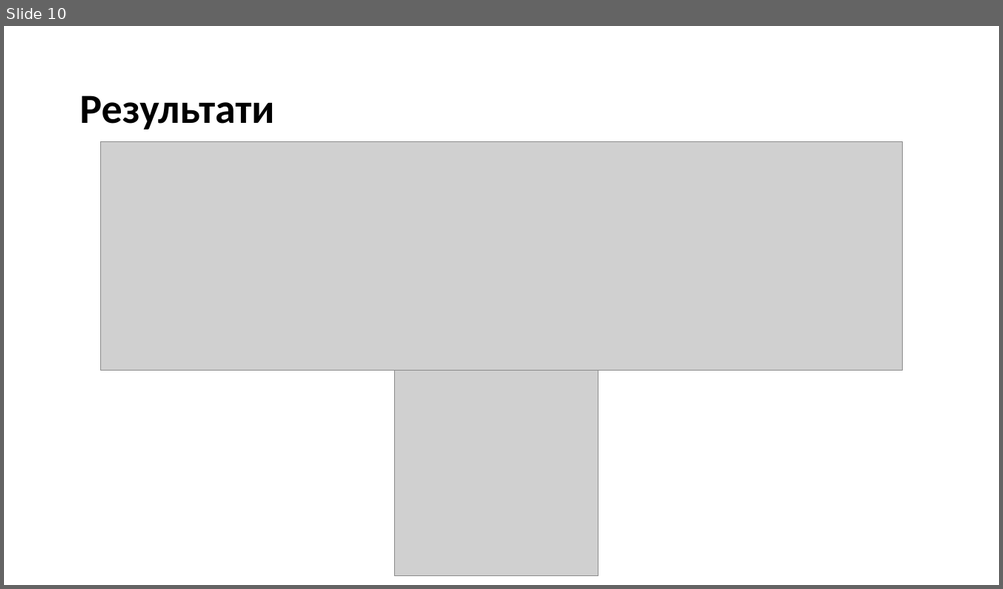
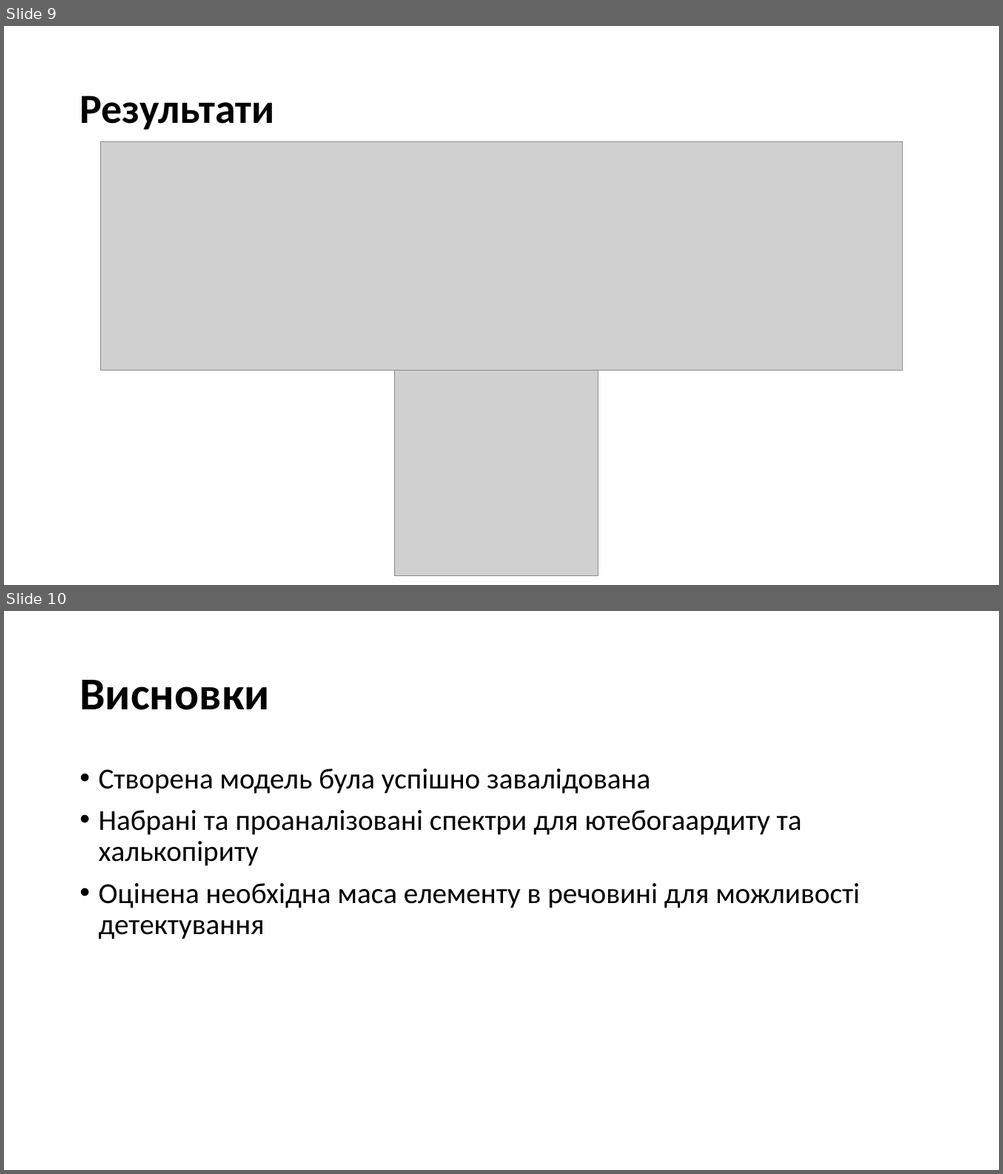
Before and after one commit to npd2020/diploms, a slide deck: v.haponov/Presentation/Valentyn_Haponov.pptx. Shown one above the other, each under a label of ours: slide 10 before the commit, slides 9 and 10 after it. The pictures are 1003x589 and 1003x1174 pixels, drawn with LibreOffice and Linux fonts; fonts in the diff are those of the drawing; grey boxes stand for pictures. Boxes give left, top, right and bottom in pixels: in the first picture for what was removed or moved away, otherwise in the second. Text is boxed around its words. In the diff, an @@ line names an element or a change of style, - is before the commit and + after.

```diff
--- a/v.haponov/Presentation/Valentyn_Haponov.pptx
+++ b/v.haponov/Presentation/Valentyn_Haponov.pptx
@@ slide 10 added at box(4, 611, 999, 1170), background #FFFFFF @@
@@ title added at box(79, 680, 269, 710), 44 pt, text #000000, bold @@
+Висновки
@@ text added at box(99, 769, 859, 940), 28 pt, text #000000 @@
+• Створена модель була успішно завалідована
+• Набрані та проаналізовані спектри для ютебогаардиту та халькопіриту
+• Оцінена необхідна маса елементу в речовині для можливості детектування
@@ what was slide 10 is now slide 9 @@
```
Also in this commit, not shown: 1 other slide added, 2 slides removed, 1 other file.
